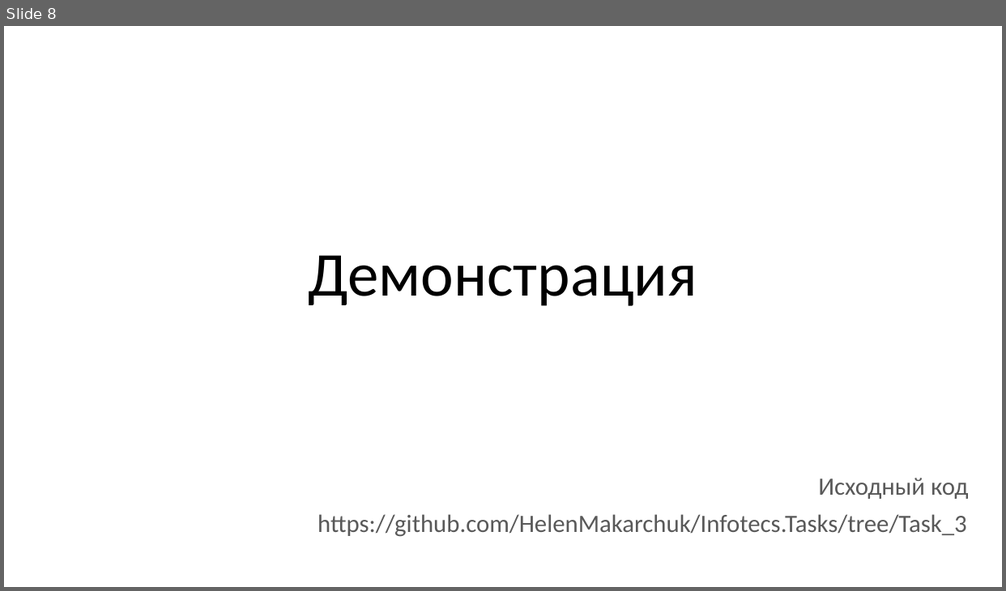
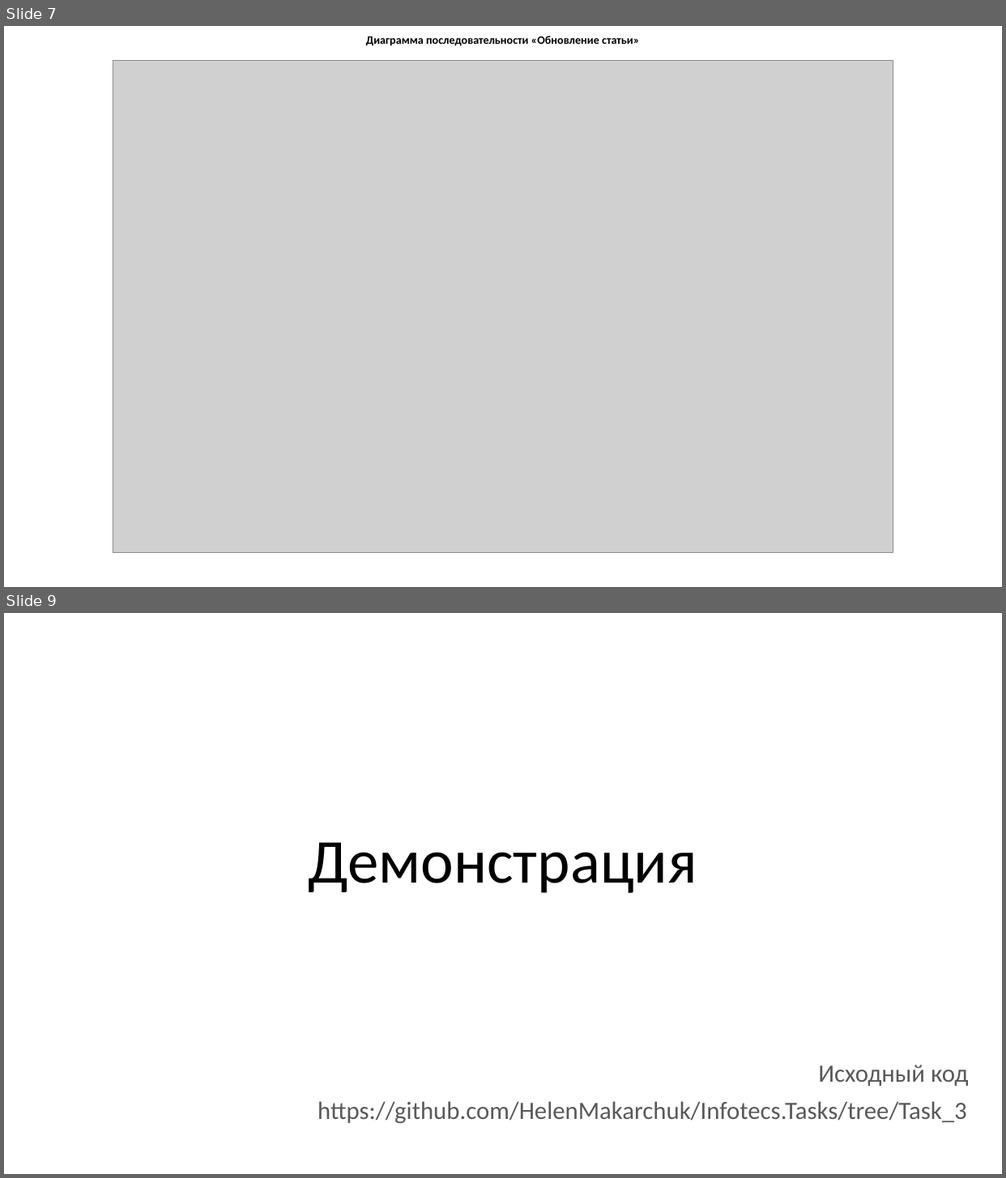
Before and after one commit to HelenMakarchuk/Infotecs.Tasks, a slide deck: Artifacts/Presentation.pptx. Shown one above the other, each under a label of ours: slide 8 before the commit, slides 7 and 9 after it; the slides between them are not shown. The pictures are 1006x591 and 1006x1178 pixels, drawn with LibreOffice and Linux fonts; fonts in the diff are those of the drawing; grey boxes stand for pictures. Boxes give left, top, right and bottom in pixels: in the first picture for what was removed or moved away, otherwise in the second. Text is boxed around its words. In the diff, an @@ line names an element or a change of style, - is before the commit and + after.

Commit message:
Update Presentation

```diff
--- a/Artifacts/Presentation.pptx
+++ b/Artifacts/Presentation.pptx
@@ slide 7 added at <box>4,26,1002,587</box>, background #FFFFFF @@
@@ text added at <box>366,36,639,46</box>, 11 pt, text #000000, bold @@
+Диаграмма последовательности «Обновление статьи»
@@ picture added at <box>113,61,893,552</box> @@
@@ what was slide 8 is now slide 9 @@
```
Also in this commit, not shown: 4 other slides added, 4 slides removed, 1 other file.
